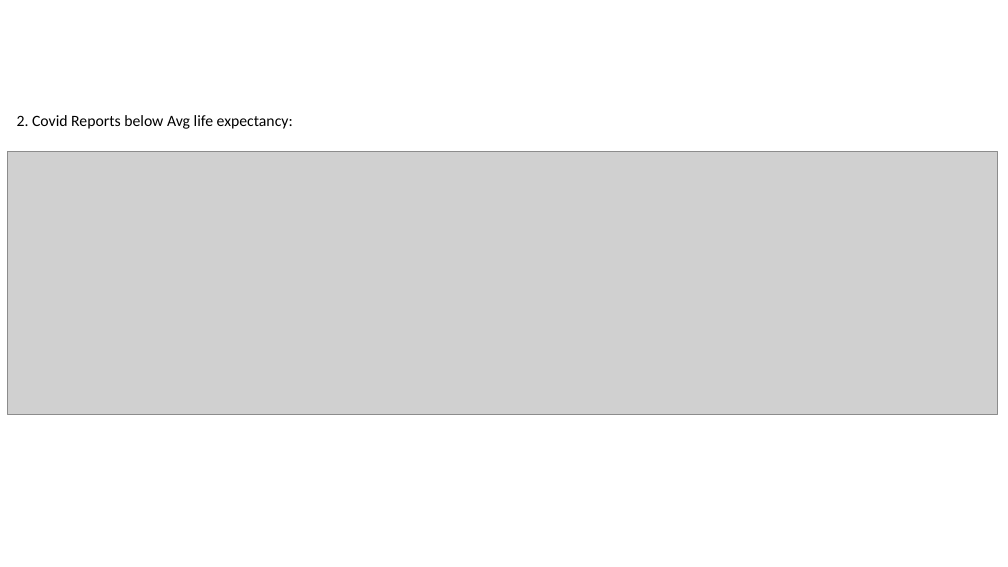
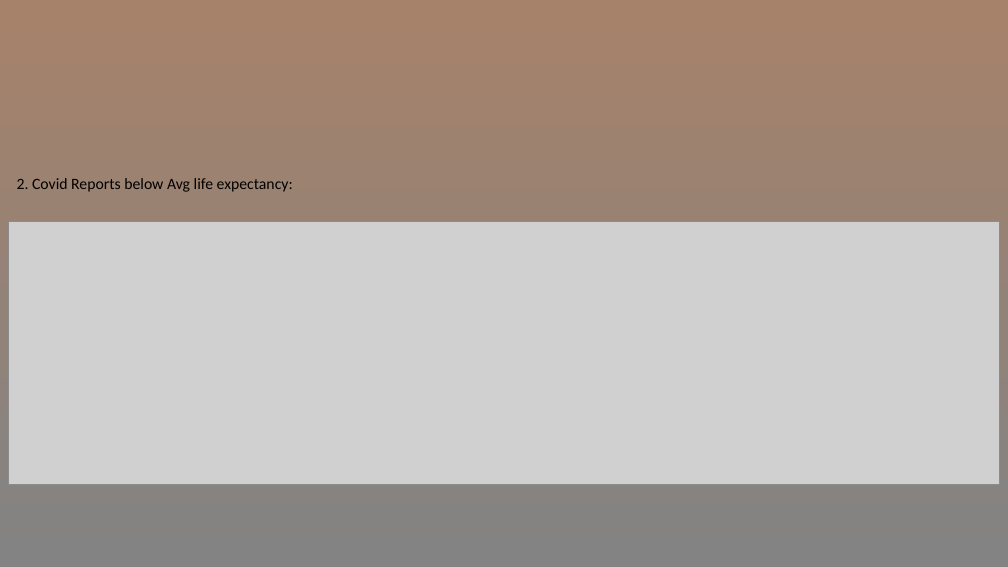
Before and after one commit to ProgrammingWithCybineer/Project_2, a slide deck: slide 5 of Project2T6.pptx (slide 3 before the commit). Drawn at 1008x567 pixels with LibreOffice and Linux fonts; fonts in the diff are those of the drawing; grey boxes stand for pictures. Boxes give left, top, right and bottom in pixels: in the first picture for what was removed or moved away, otherwise in the second. Text is boxed around its words. In the diff, an @@ line names an element or a change of style, - is before the commit and + after.

```diff
--- a/Project2T6.pptx
+++ b/Project2T6.pptx
@@ background #FFFFFF to gradient #838383 to #A6826A @@
@@ subtitle "2. Covid Reports below Avg ...": place and size @@
-subtitle "2. Covid Reports below Avg ..." at (17, 115, 293, 129)
+subtitle "2. Covid Reports below Avg ..." at (17, 178, 293, 192)
@@ picture: place and size @@
-picture at (8, 151, 998, 414)
+picture at (9, 222, 1000, 485)
```
Also in this commit, not shown: 9 other slides changed, 1 slide added.
